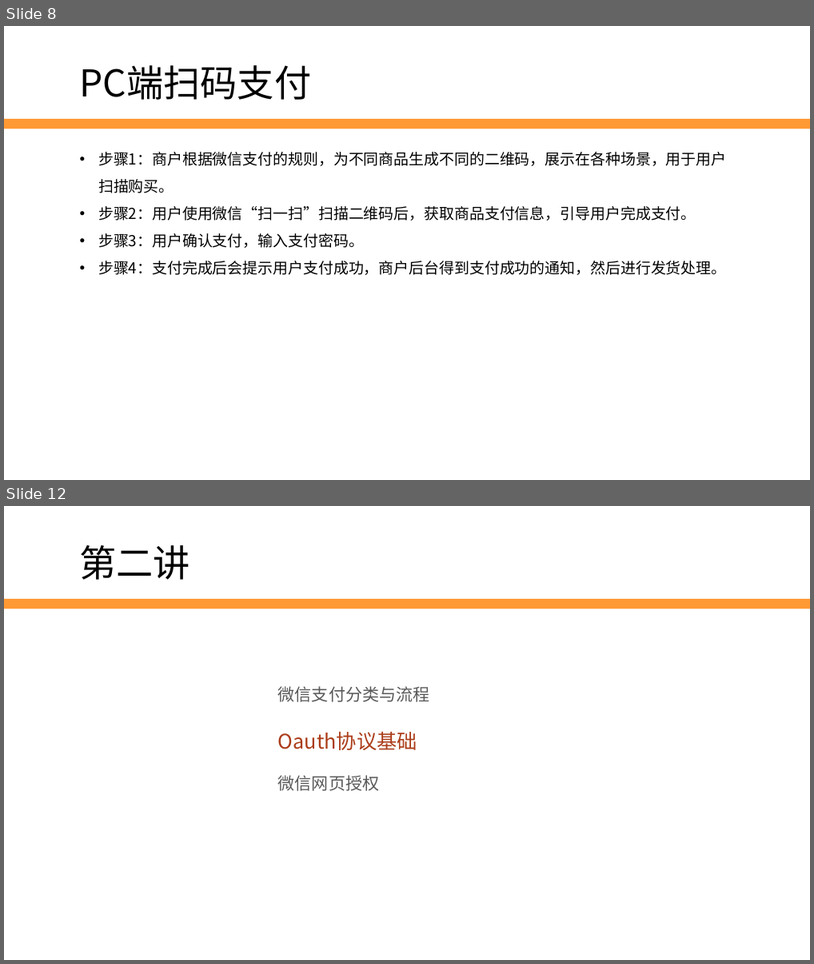
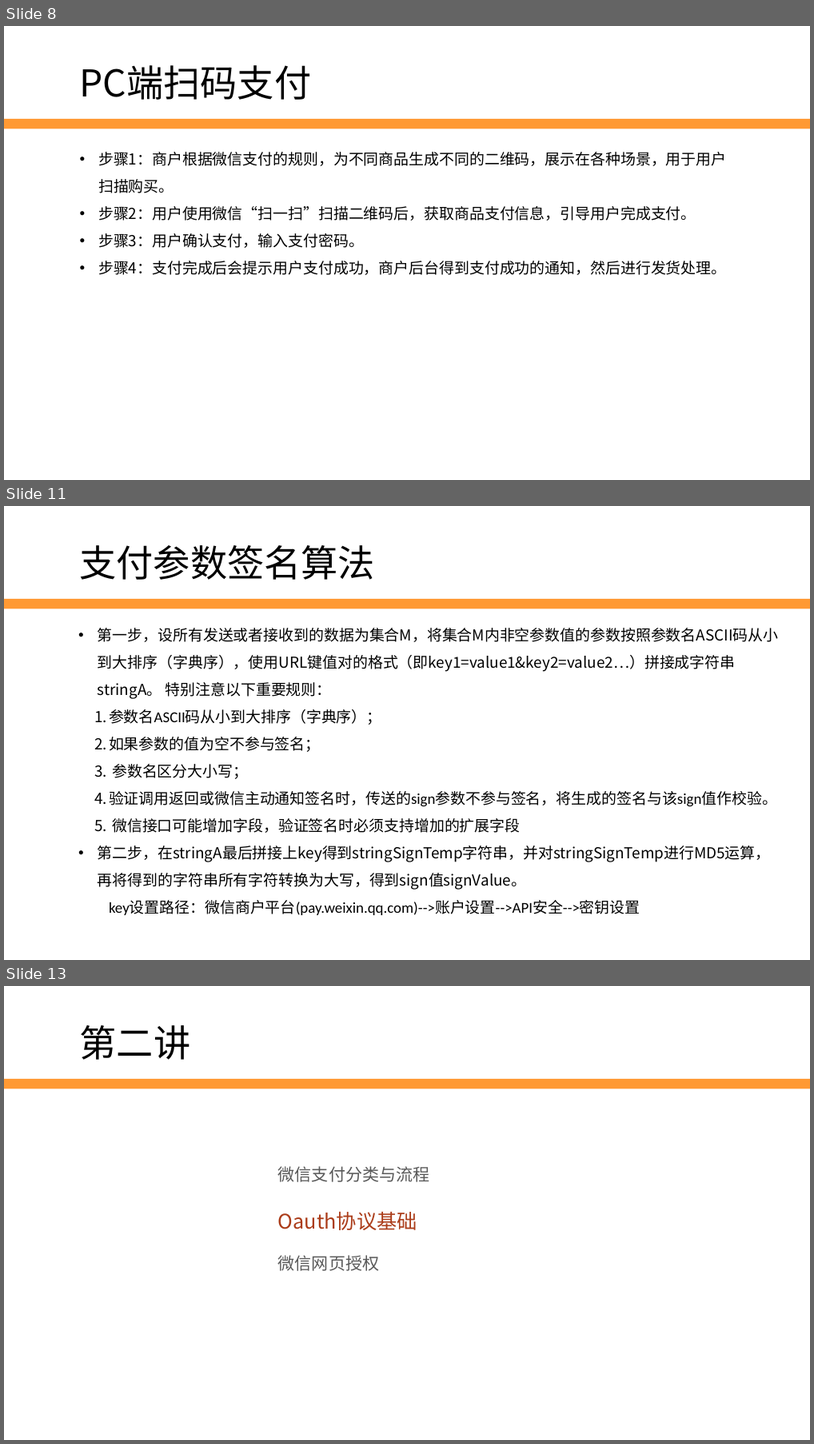
Before and after one commit to edu2act/2017-2018_1st_Wechat_Web_Programming, a slide deck: 课程ppt/第11讲 微信支付与Oauth授权.pptx. Shown one above the other, each under a label of ours: slides 8 and 12 before the commit, slides 8, 11 and 13 after it; the slides between them are not shown. The pictures are 814x964 and 814x1444 pixels, drawn with LibreOffice and Linux fonts; fonts in the diff are those of the drawing; background and template pictures are left out. Boxes give left, top, right and bottom in pixels: in the first picture for what was removed or moved away, otherwise in the second. Text is boxed around its words. In the diff, an @@ line names an element or a change of style, - is before the commit and + after.

```diff
--- a/课程ppt/第11讲 微信支付与Oauth授权.pptx
+++ b/课程ppt/第11讲 微信支付与Oauth授权.pptx
@@ slide 11 added at box(4, 506, 810, 960), background #FFFFFF; not listed: 1 template element that a slide beside it also shows @@
@@ text added at box(80, 545, 376, 580), 44 pt, text #000000 @@
+支付参数签名算法
@@ text added at box(98, 628, 779, 915), 18 pt, text #000000 @@
+• 第一步，设所有发送或者接收到的数据为集合M，将集合M内非空参数值的参数按照参数名ASCII码从小到大排序（字典序），使用URL键值对的格式（即key1=value1&key2=value2…）拼接成字符串stringA。 特别注意以下重要规则：
+  1. 参数名ASCII码从小到大排序（字典序）；
+  2. 如果参数的值为空不参与签名；
+  3. 参数名区分大小写；
+  4. 验证调用返回或微信主动通知签名时，传送的sign参数不参与签名，将生成的签名与该sign值作校验。
+  5. 微信接口可能增加字段，验证签名时必须支持增加的扩展字段
+• 第二步，在stringA最后拼接上key得到stringSignTemp字符串，并对stringSignTemp进行MD5运算，再将得到的字符串所有字符转换为大写，得到sign值signValue。
+  key设置路径：微信商户平台(pay.weixin.qq.com)-->账户设置-->API安全-->密钥设置
@@ what was slide 12 is now slide 13 @@
```
Also in this commit, not shown: 6 slides changed, 5 other slides added, 2 slides removed, 5 other files.
